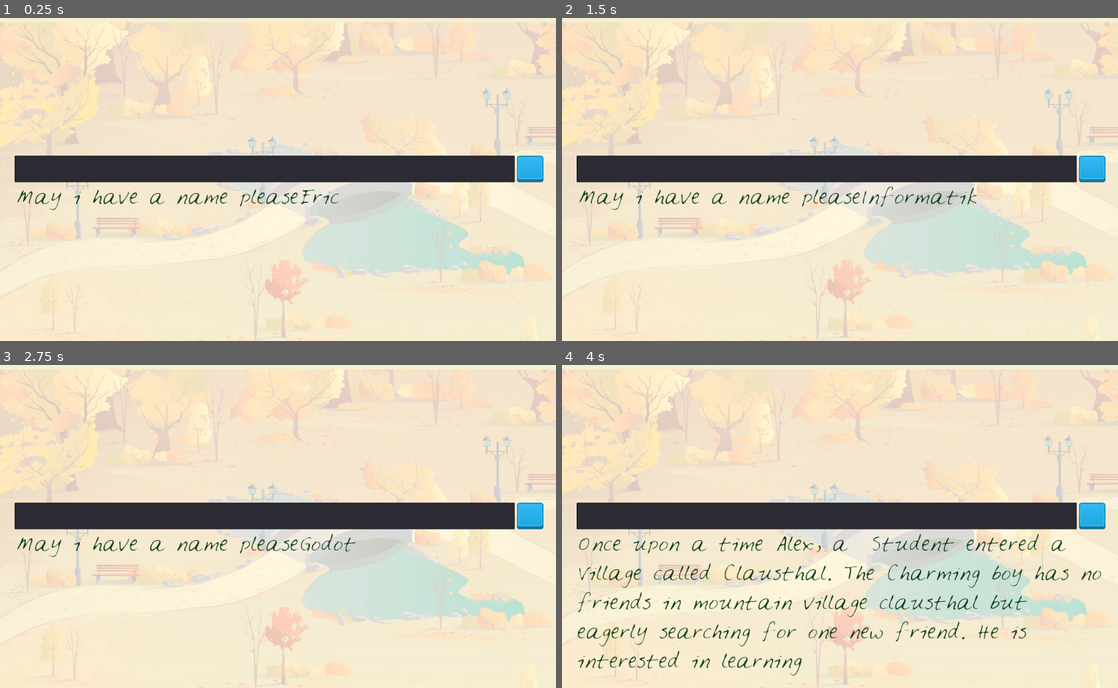
Above: before the commit, frames 1-4 (two rows, left to right).
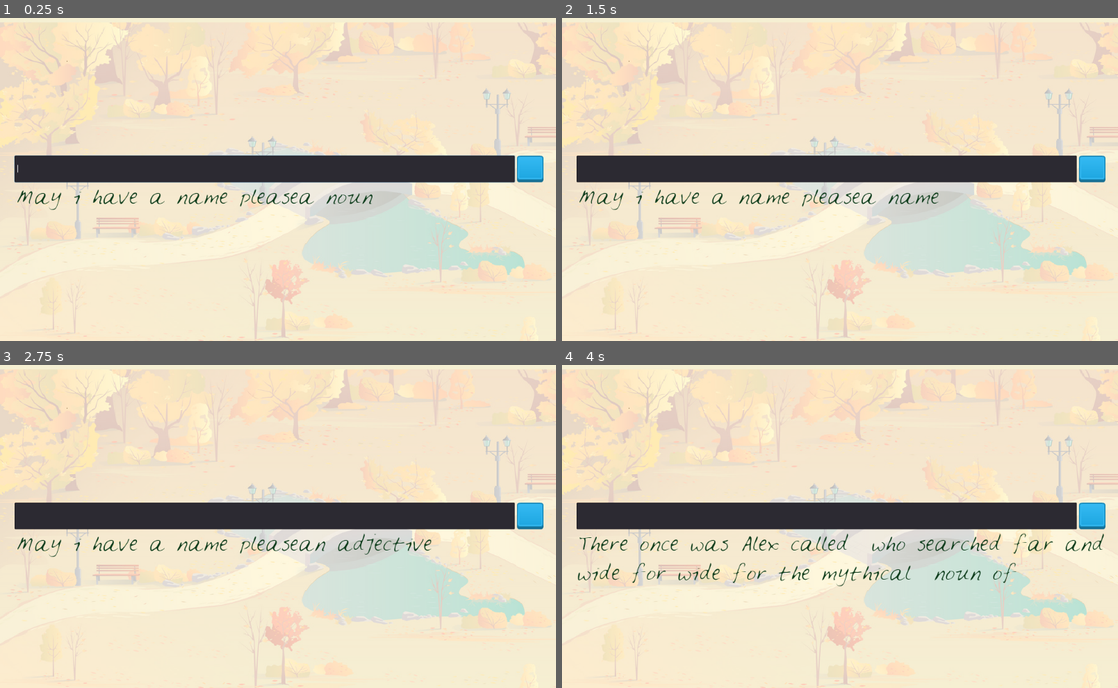
Above: after the commit, the same moments.

Repository: Gawasinspire/SeriousGame
Game: Godot game, scene res://LoonyLips.tscn
Two runs of this game, one before a commit and one after it. Both use one fixed random seed, a clock stepped at 60 frames per second and the inputs below.
Inputs (mouse positions are in pixels of both pictures, inside the frame that each line leads up to):
- Up to frame 1 (0.25 s): no input
- Up to frame 2 (1.5 s): click (828, 169) at 0.52 s; type "Alex" at 0.6 s; click (1090, 169) at 1.25 s
- Up to frame 3 (2.75 s): click (528, 516) at 2 s
- Up to frame 4 (4 s): click (1090, 516) at 2.75 s; tap Enter at 3.5 s

The runs differ from the first frame. In frame 1, 0.6% of the frame differs, in the area x 2-93%, y 42-58%; in frame 2, 0.3%; in frame 3, 0.3%; in frame 4, 5.1%, in the area x 2-98%, y 52-97%.
Error before the commit: Invalid get index '4' (on base: 'Array'). (res://Control.gd:46)

Commit message:
add main menu

Diff:
--- a/newgame_trail/Control.gd
+++ b/newgame_trail/Control.gd
@@ -1,13 +1,28 @@
 extends Control
 var player_words = []
-var story = "Once upon a time %s, a %s Student entered a Village called Clausthal. The Charming boy has no friends in mountain village clausthal but eagerly searching for one new friend. He is interested in learning %s"
-var prompt = ["Eric","Informatik","Godot"]
+
+var template = [
+		{"prompt" :  ["Eric","Informatik","Godot"],
+		"story" : "Once upon a time %s, a %s Student entered a Village called Clausthal. The Charming boy has no friends in mountain village clausthal but eagerly searching for one new friend. He is interested in learning %s"
+		},
+		{"story": "There once was %s called %s who searched far and wide for wide for the mythical %s noun of %s",
+		"prompt" : ["a noun","a name","an adjective", "another name"]
+		}
+		]
+var current_story
 
 onready var PlayerText = $VBoxContainer/HBoxContainer/PlayerText
 onready var DisplayText = $VBoxContainer/DisplayText
 
 func _ready():
+	pick_current_story()
+	DisplayText.text = "Welcome to BeU"
 	check_player_words_length()
+	PlayerText.grab_focus()
+
+
+func pick_current_story():
+	current_story = template[randi() % template.size()]
 
 
 func _on_PlayerText_text_entered(new_text):
@@ -30,7 +45,7 @@
 
 
 func is_story_done():
-	return player_words.size() == prompt.size()
+	return player_words.size() == current_story.prompt.size()
 
 
 func check_player_words_length():
@@ -40,7 +55,7 @@
 		prompt_player()
 
 func tell_story():
-	DisplayText.text = story % player_words
+	DisplayText.text = current_story.story % player_words
 
 func prompt_player():
-	DisplayText.text = "May i have a name please" + prompt[player_words.size()]
+	DisplayText.text = "May i have a name please" + current_story.prompt[player_words.size()]
--- a/newgame_trail/LoonyLips.tscn
+++ b/newgame_trail/LoonyLips.tscn
@@ -1,10 +1,11 @@
-[gd_scene load_steps=7 format=2]
+[gd_scene load_steps=8 format=2]
 
 [ext_resource path="res://Control.gd" type="Script" id=1]
 [ext_resource path="res://gfx/background.png" type="Texture" id=2]
 [ext_resource path="res://gfx/blue_button11.png" type="Texture" id=3]
 [ext_resource path="res://gfx/blue_button12.png" type="Texture" id=4]
 [ext_resource path="res://gfx/Feltpen.ttf" type="DynamicFontData" id=5]
+[ext_resource path="res://Story.gd" type="Script" id=6]
 
 [sub_resource type="DynamicFont" id=1]
 size = 32
@@ -58,5 +59,15 @@
 text = "ask me anythin
 "
 autowrap = true
+
+[node name="StoryBook" type="Node" parent="."]
+
+[node name="Story0" type="Node" parent="StoryBook"]
+script = ExtResource( 6 )
+story = "This is a story0"
+
+[node name="Story1" type="Node" parent="StoryBook"]
+script = ExtResource( 6 )
+story = "This is a story1"
 [connection signal="text_entered" from="VBoxContainer/HBoxContainer/PlayerText" to="." method="_on_PlayerText_text_entered"]
 [connection signal="pressed" from="VBoxContainer/HBoxContainer/TextureButton" to="." method="_on_TextureButton_pressed"]
--- /dev/null
+++ b/newgame_trail/MainMenu.gd
@@ -0,0 +1,18 @@
+extends Control
+
+
+func _on_ExplorerButton_pressed():
+	get_tree().change_scene("res://LoonyLips.tscn")
+
+
+
+
+func _on_FamilyButton_pressed():
+	get_tree().change_scene("res://LoonyLips.tscn")
+
+
+
+
+
+func _on_ExitButton_pressed():
+	get_tree().change_scene("res://LoonyLips.tscn")
--- /dev/null
+++ b/newgame_trail/MainMenu.tscn
@@ -0,0 +1,107 @@
+[gd_scene load_steps=9 format=2]
+
+[ext_resource path="res://MainMenu.gd" type="Script" id=1]
+[ext_resource path="res://gfx/blackboard.jpg" type="Texture" id=2]
+[ext_resource path="res://gfx/Feltpen.ttf" type="DynamicFontData" id=3]
+[ext_resource path="res://gfx/blue_button11.png" type="Texture" id=4]
+[ext_resource path="res://gfx/blue_button12.png" type="Texture" id=5]
+
+[sub_resource type="DynamicFont" id=1]
+size = 40
+font_data = ExtResource( 3 )
+
+[sub_resource type="DynamicFont" id=2]
+size = 40
+font_data = ExtResource( 3 )
+
+[sub_resource type="GDScript" id=3]
+script/source = "extends TextureButton
+
+func _ready():
+	pass
+"
+
+[node name="MainMenu" type="Control"]
+anchor_right = 1.0
+anchor_bottom = 1.0
+script = ExtResource( 1 )
+
+[node name="blackboard" type="TextureRect" parent="."]
+anchor_right = 1.0
+anchor_bottom = 1.0
+texture = ExtResource( 2 )
+
+[node name="CenterContainer" type="CenterContainer" parent="."]
+anchor_right = 1.0
+anchor_bottom = 1.0
+
+[node name="VBoxContainer" type="VBoxContainer" parent="CenterContainer"]
+margin_left = 376.0
+margin_top = 168.0
+margin_right = 647.0
+margin_bottom = 432.0
+
+[node name="Label" type="Label" parent="CenterContainer/VBoxContainer"]
+margin_right = 271.0
+margin_bottom = 63.0
+custom_fonts/font = SubResource( 1 )
+text = "Main Menu"
+
+[node name="HBoxContainer" type="HBoxContainer" parent="CenterContainer/VBoxContainer"]
+margin_top = 67.0
+margin_right = 271.0
+margin_bottom = 130.0
+
+[node name="ExplorerButton" type="TextureButton" parent="CenterContainer/VBoxContainer/HBoxContainer"]
+margin_right = 49.0
+margin_bottom = 63.0
+texture_normal = ExtResource( 4 )
+texture_pressed = ExtResource( 5 )
+
+[node name="Label" type="Label" parent="CenterContainer/VBoxContainer/HBoxContainer"]
+margin_left = 53.0
+margin_right = 241.0
+margin_bottom = 63.0
+custom_fonts/font = SubResource( 2 )
+text = "Explorer"
+
+[node name="HBoxContainer2" type="HBoxContainer" parent="CenterContainer/VBoxContainer"]
+margin_top = 134.0
+margin_right = 271.0
+margin_bottom = 197.0
+
+[node name="FamilyButton" type="TextureButton" parent="CenterContainer/VBoxContainer/HBoxContainer2"]
+margin_right = 49.0
+margin_bottom = 63.0
+texture_normal = ExtResource( 4 )
+texture_pressed = ExtResource( 5 )
+
+[node name="Label" type="Label" parent="CenterContainer/VBoxContainer/HBoxContainer2"]
+margin_left = 53.0
+margin_right = 216.0
+margin_bottom = 63.0
+custom_fonts/font = SubResource( 2 )
+text = "Family"
+
+[node name="HBoxContainer3" type="HBoxContainer" parent="CenterContainer/VBoxContainer"]
+margin_top = 201.0
+margin_right = 271.0
+margin_bottom = 264.0
+
+[node name="ExitButton" type="TextureButton" parent="CenterContainer/VBoxContainer/HBoxContainer3"]
+margin_right = 49.0
+margin_bottom = 63.0
+texture_normal = ExtResource( 4 )
+texture_pressed = ExtResource( 5 )
+script = SubResource( 3 )
+
+[node name="Label" type="Label" parent="CenterContainer/VBoxContainer/HBoxContainer3"]
+margin_left = 53.0
+margin_right = 159.0
+margin_bottom = 63.0
+custom_fonts/font = SubResource( 2 )
+text = "Exit"
+[connection signal="pressed" from="CenterContainer/VBoxContainer/HBoxContainer/ExplorerButton" to="." method="_on_TextureButton_pressed"]
+[connection signal="pressed" from="CenterContainer/VBoxContainer/HBoxContainer/ExplorerButton" to="." method="_on_ExplorerButton_pressed"]
+[connection signal="pressed" from="CenterContainer/VBoxContainer/HBoxContainer2/FamilyButton" to="." method="_on_FamilyButton_pressed"]
+[connection signal="pressed" from="CenterContainer/VBoxContainer/HBoxContainer3/ExitButton" to="." method="_on_ExitButton_pressed"]
--- /dev/null
+++ b/newgame_trail/Story.gd
@@ -0,0 +1,7 @@
+extends Node
+
+export var prompt = ["","",""]
+export var story = ""
+
+func _ready():
+	pass
--- a/newgame_trail/mainScene.tscn
+++ /dev/null
@@ -1,3 +0,0 @@
-[gd_scene format=2]
-
-[node name="mainScene" type="Node2D"]
--- /dev/null
+++ b/newgame_trail/story.gd
@@ -0,0 +1,4 @@
+extends Node
+
+func _ready():
+	pass
Not shown, changed: newgame_trail/notes
